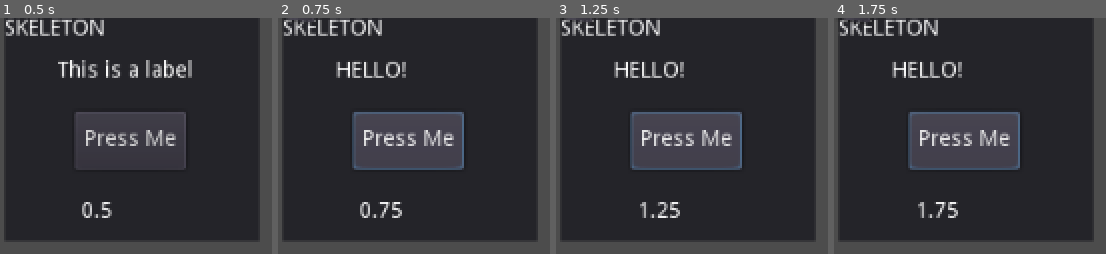
Above: before the commit, frames 1-4 (left to right).
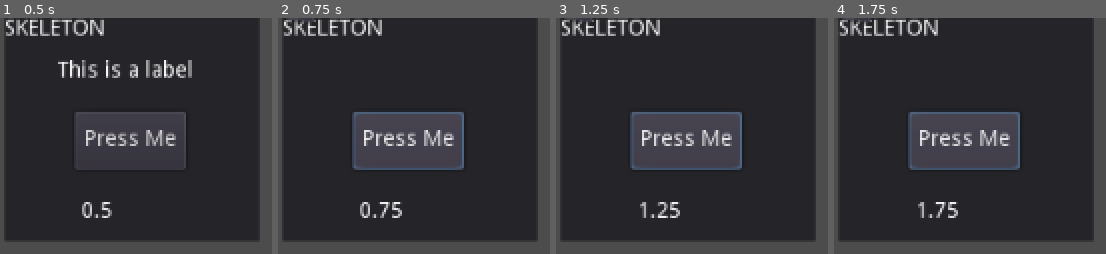
Above: after the commit, the same moments.

Repository: webchick/godot-tutorial
Game: Godot game, scene res://sayhello.tscn
Same seed, same stepped clock (60 frames per second), same inputs: the game is played once before the commit and once after it.
Inputs:
- Up to frame 1 (0.5 s): no input
- Up to frame 2 (0.75 s): click "Press Me" at 0.5 s
- Up to frame 3 (1.25 s): no input
- Up to frame 4 (1.75 s): click "Press Me" at 1.25 s

Frame 1 is identical in both runs. In frame 2, 0.9% of the frame differs, in the area x 21-48%, y 18-26%; in frame 3, 0.9%; in frame 4, 1.0%, in the area x 3-48%, y 0-26%.
Error after the commit: Invalid set index 'text' (on base: 'null instance') with value of type 'String'. (res://sayhello.gd:9)

Commit message:
Programmatically delete node

Diff:
--- a/sayhello.gd
+++ b/sayhello.gd
@@ -13,6 +13,8 @@
 	s.set_rotation(30)
 	add_child(s)
 
+	get_node("Label").free()
+
 #func _notification(what):
 #	match what:
 #		NOTIFICATION_READY:
